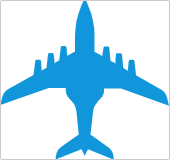
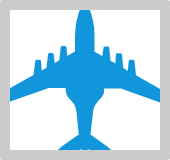
Layer changes from the first 170 × 160 image to the second:
painted on "矩形 1" over [left=1, top=1, right=169, bottom=159]
